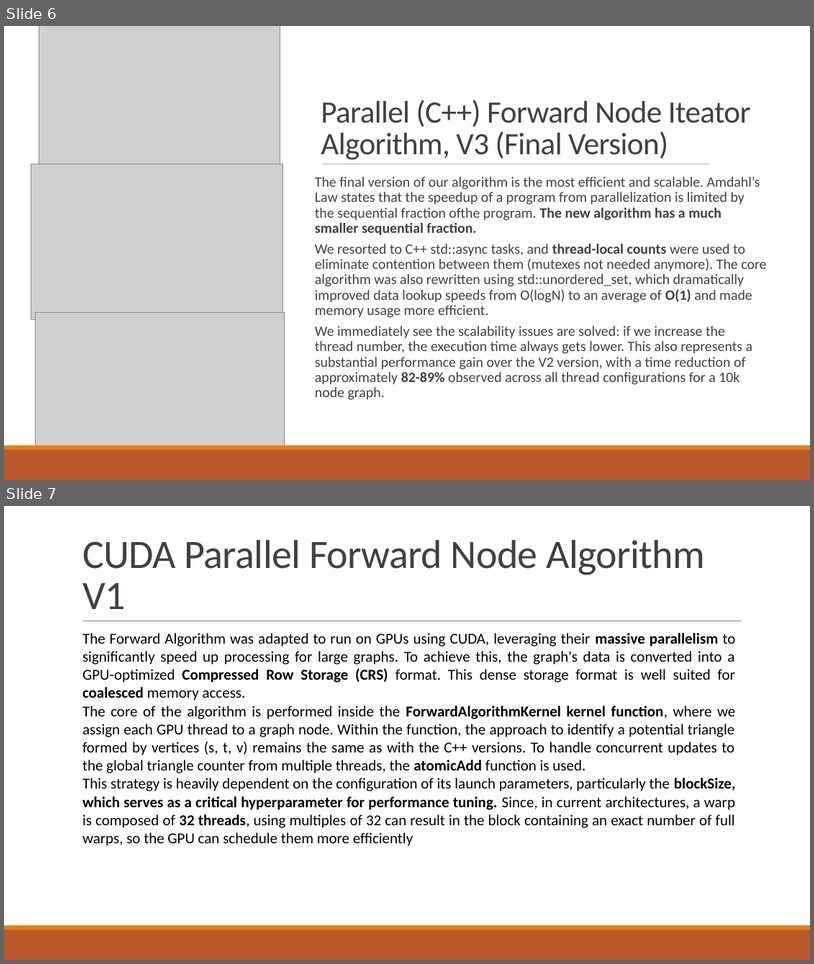
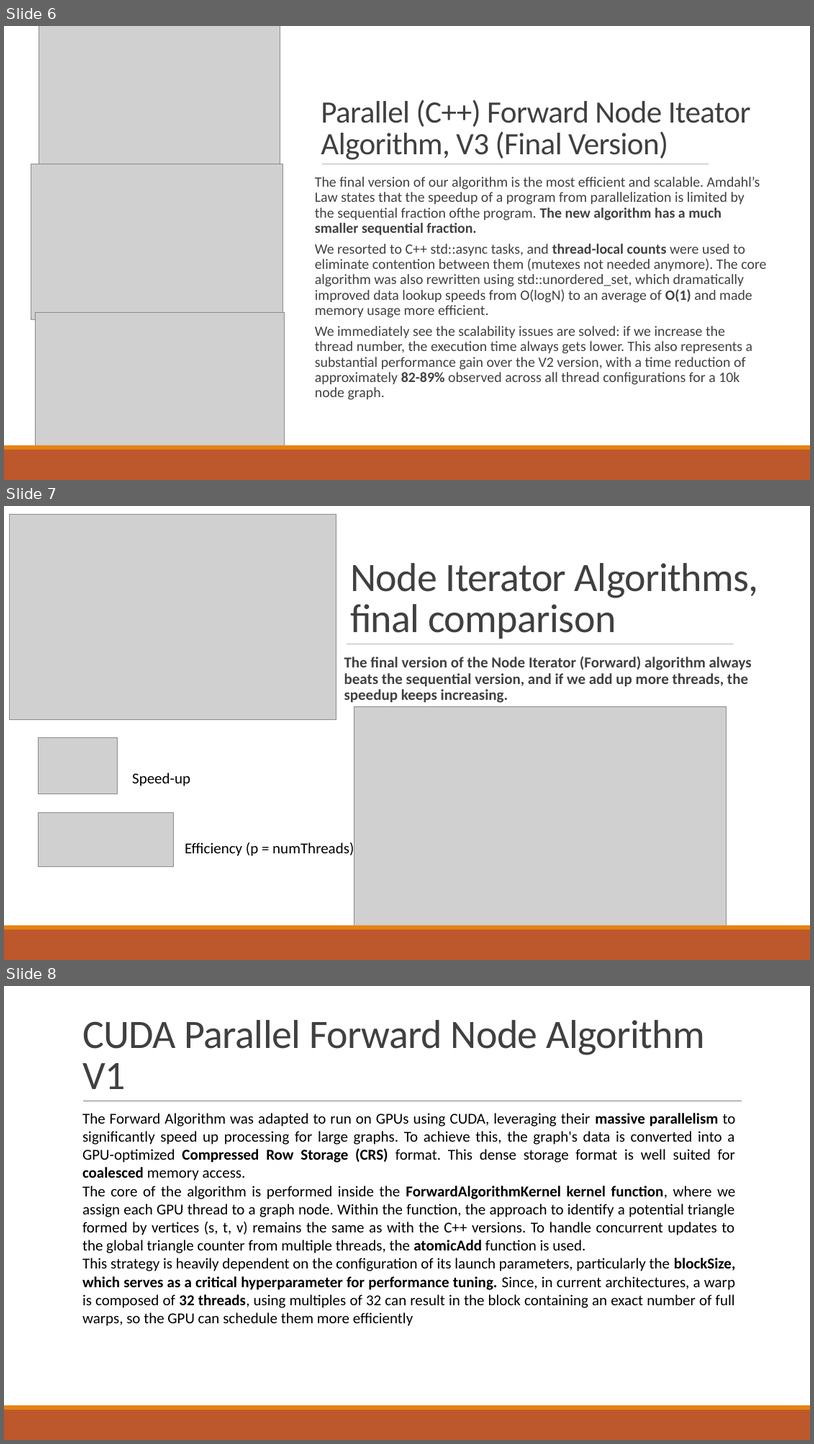
Before and after one commit to RiccardoRevalor/ParallelTriangleCounting, a slide deck: presentation.pptx. Shown one above the other, each under a label of ours: slides 6 and 7 before the commit, slides 6, 7 and 8 after it. The pictures are 814x964 and 814x1444 pixels, drawn with LibreOffice and Linux fonts; fonts in the diff are those of the drawing; grey boxes stand for pictures. Boxes give left, top, right and bottom in pixels: in the first picture for what was removed or moved away, otherwise in the second. Text is boxed around its words. In the diff, an @@ line names an element or a change of style, - is before the commit and + after.

Commit message:
feat: updated presentation with comparison charts for node algorithms

```diff
--- a/presentation.pptx
+++ b/presentation.pptx
@@ slide 7 added at [4, 506, 810, 960], background #FFFFFF @@
@@ rectangle added at [4, 506, 810, 925], fill #FFFFFF @@
@@ picture added at [9, 514, 335, 719] @@
@@ title added at [350, 563, 759, 638], 48 pt, text #404040 @@
+Node Iterator Algorithms, final comparison
@@ text added at [345, 656, 752, 703], 18 pt, text #404040, bold @@
+The final version of the Node Iterator (Forward) algorithm always beats the sequential version, and if we add up more threads, the speedup keeps increasing.
@@ line added from (347, 644) to (734, 644), #808080 0.5 pt @@
@@ picture added at [354, 706, 727, 937] @@
@@ picture added at [39, 738, 118, 794] @@
@@ text added at [132, 772, 190, 786], 18 pt, text #000000 @@
+Speed-up
@@ picture added at [39, 812, 173, 866] @@
@@ text added at [185, 842, 354, 856], 18 pt, text #000000 @@
+Efficiency (p = numThreads)
@@ rectangle added at [4, 925, 810, 929], fill #E48312 @@
@@ rectangle added at [4, 929, 810, 960], fill #BD582C @@
@@ what was slide 7 is now slide 8 @@
```
Also in this commit, not shown: 1 other slide added, 1 other file.
